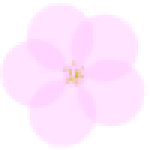
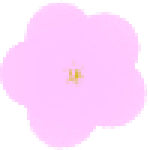
Comparing the layer stacks of the two 150 x 150 images. Changes:
renamed "BG copy #3" to "5 (replace)", moved it out of group "F5", painted on it over [36, 30, 120, 117]
renamed "BG copy #2" to "6 (replace)", moved it out of group "F4", painted on it over [33, 30, 120, 120]
renamed "BG copy #1" to "7 (replace)", moved it out of group "F3", painted on it over [24, 12, 138, 135]
renamed "BG copy" to "8 (replace)", moved it out of group "F2", painted on it over [15, 3, 141, 141]
added layer "9 (replace)" above "10 (replace)" over [0, 0, 147, 150]
added layer "10 (replace)" above "11 (replace)" over [0, 0, 147, 150]
added layer "11 (replace)" above "12 (replace)" over [0, 0, 147, 150]
added layer "12 (replace)" above "13 (replace)" over [0, 0, 147, 150]
renamed "BG" to "13 (replace)", moved it out of group "F1", painted on it over [0, 0, 147, 150]
removed group "F1 copy" (6 layers) over [0, 0, 147, 150]
removed layer "Layer #6" from group "F1 copy" over [66, 12, 141, 87]
renamed "BG #1" to "14 (replace)", moved it out of group "F1 copy", painted on it over [0, 0, 147, 150]
renamed "BG copy #8" to "15 (replace)", moved it out of group "F2 copy", painted on it over [15, 3, 141, 141]
renamed "BG copy #9" to "16 (replace)", moved it out of group "F3 copy", painted on it over [24, 12, 138, 135]
renamed "BG copy #10" to "17 copy #10", moved it out of group "F4 copy", painted on it over [33, 30, 120, 120]
renamed "BG copy #11" to "18 (replace)", moved it out of group "F5 copy", painted on it over [36, 30, 120, 117]
removed layer "Background" over [0, 0, 147, 150]
added layer "26 (replace)" above "27 (replace)" over [27, 36, 111, 120]
added layer "27 (replace)" above "28 (replace)" over [27, 36, 111, 120]
added layer "28 (replace)" above "29 (replace) #1" over [27, 36, 111, 120]
added layer "29 (replace) #1" above "29 (replace)" over [27, 36, 111, 120]
added layer "29 (replace)" over [27, 36, 111, 120]
…and 15 more changes (4 added, 7 painted, 4 removed, 7 renamed, 7 stack)
